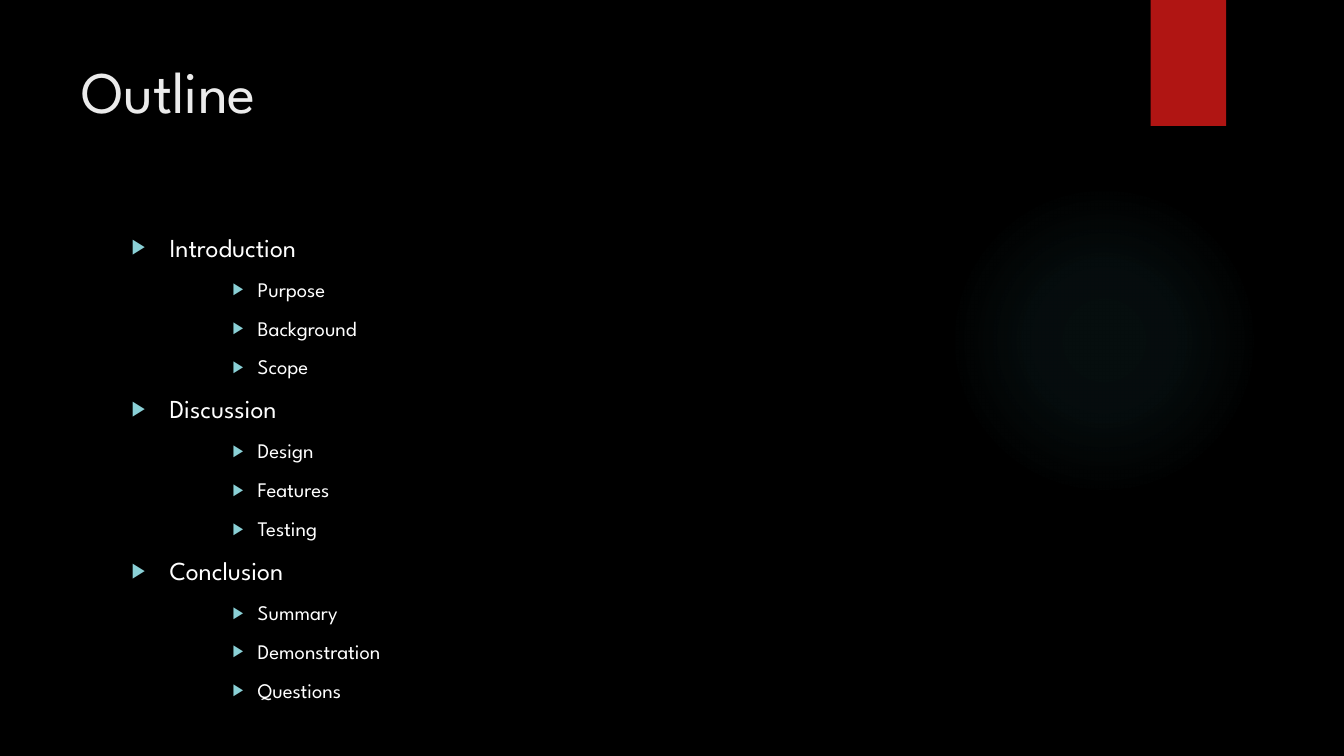
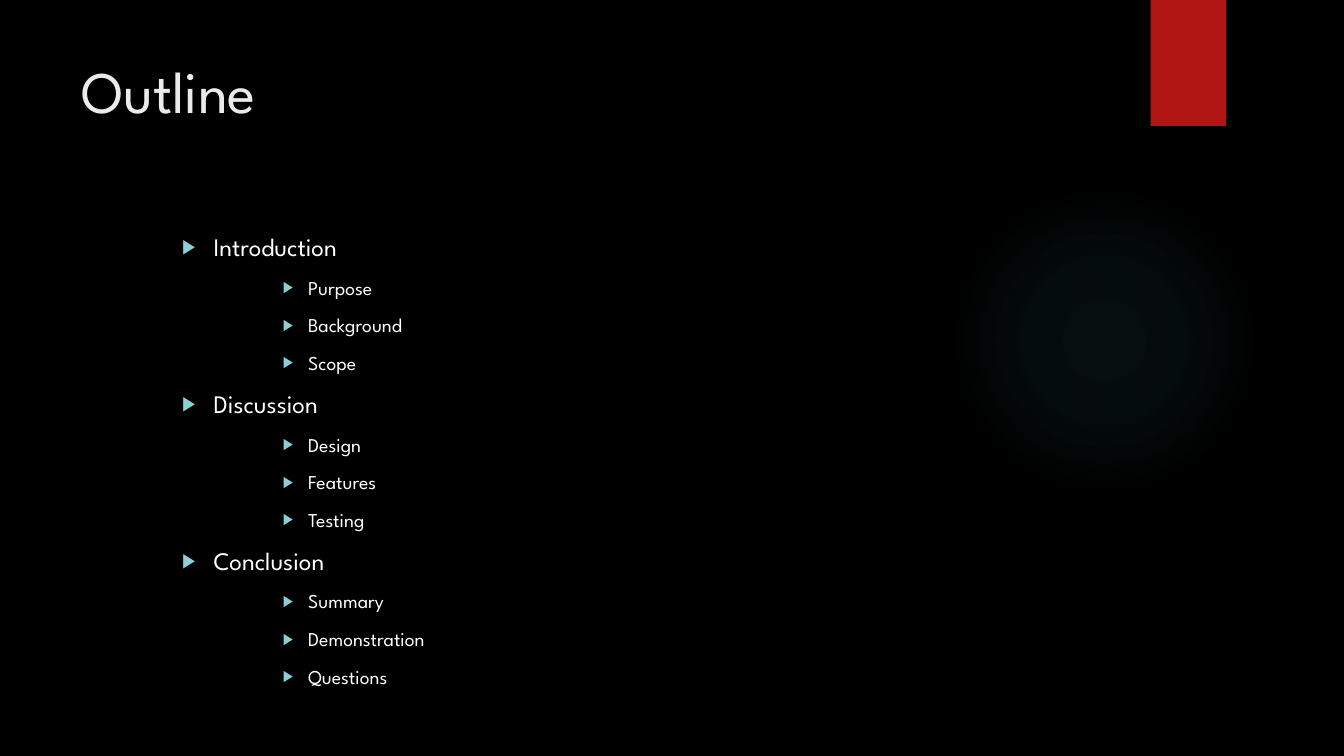
Before and after one commit to JP-Dakran/DNA_Says, a slide deck: slide 2 of Doc/FinalPresentation/FinalPresentation.pptx. Drawn at 1344x756 pixels with LibreOffice and Linux fonts; fonts in the diff are those of the drawing; background and template pictures are left out. Boxes give left, top, right and bottom in pixels: in the first picture for what was removed or moved away, otherwise in the second. Text is boxed around its words. In the diff, an @@ line names an element or a change of style, - is before the commit and + after.

```diff
--- a/Doc/FinalPresentation/FinalPresentation.pptx
+++ b/Doc/FinalPresentation/FinalPresentation.pptx
@@ text "Introduction" at <box>214,238,424,686</box>: size 18.5 to 18 pt in "Introduction", "Discussion", "Conclusion"; size 14.8 to 14 pt in "Purpose", "Background", "Scope", "Design" and 5 more places; list level 1 to 2 in "Introduction"; list level 3 to 4 in "Purpose"; list level 3 to 4 in "Background"; list level 3 to 4 in "Scope"; list level 1 to 2 in "Discussion"; list level 3 to 4 in "Design"; list level 3 to 4 in "Features"; list level 3 to 4 in "Testing"; list level 1 to 2 in "Conclusion"; list level 3 to 4 in "Summary"; list level 3 to 4 in "Demonstration"; list level 3 to 4 in "Questions" @@
```
Also in this commit, not shown: 11 other slides changed, 1 slide added.
